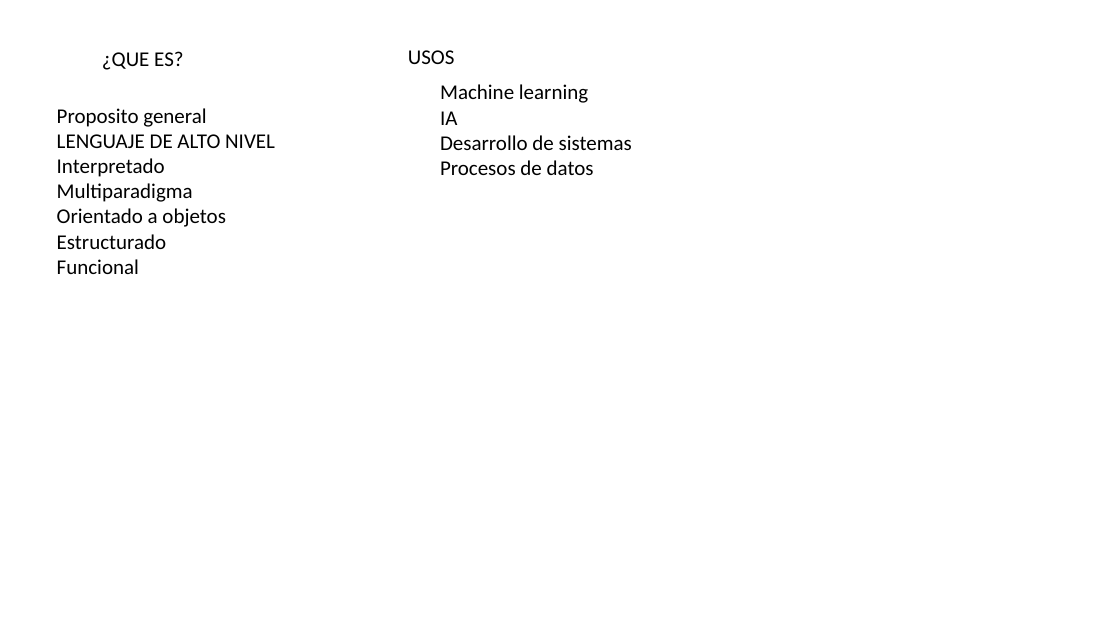
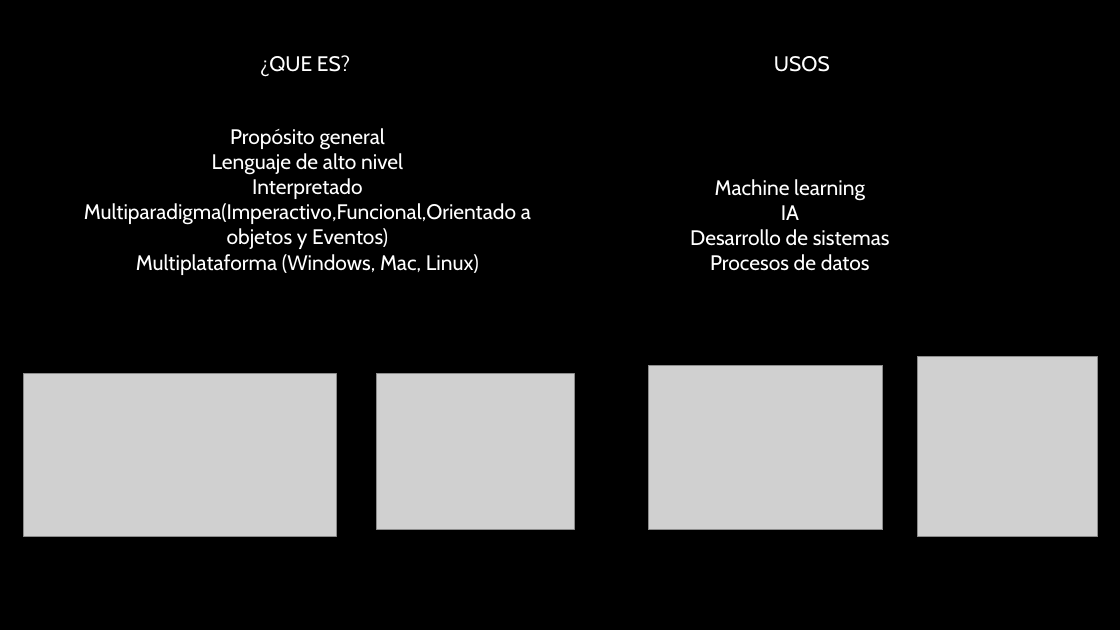
Before and after one commit to Abraham10VelGlez/class_python, a slide deck: slide 2 of manual.pptx. Drawn at 1120x630 pixels with LibreOffice and Linux fonts; fonts in the diff are those of the drawing; grey boxes stand for pictures; background and template pictures are left out. Boxes give left, top, right and bottom in pixels: in the first picture for what was removed or moved away, otherwise in the second. Text is boxed around its words. In the diff, an @@ line names an element or a change of style, - is before the commit and + after.

```diff
--- a/manual.pptx
+++ b/manual.pptx
@@ background #FFFFFF to picture (left out) @@
@@ text "¿QUE ES?" moved from (x1=102, y1=51, x2=183, y2=70) to (x1=260, y1=55, x2=350, y2=77) @@
@@ text "¿QUE ES?" at (x1=260, y1=55, x2=350, y2=77): font Calibri to Cabin, text colour #000000 to #FFFFFF @@
@@ text "USOS" at (x1=774, y1=56, x2=830, y2=72): font Calibri to Cabin, text colour #000000 to #FFFFFF @@
@@ text "USOS" moved from (x1=408, y1=50, x2=455, y2=64) to (x1=774, y1=56, x2=830, y2=72) @@
@@ text "Propósito general" moved from (x1=57, y1=108, x2=275, y2=274) to (x1=84, y1=128, x2=531, y2=275) @@
@@ text at (x1=212, y1=128, x2=403, y2=175): text changed; font Calibri to Cabin; text colour #000000 to #FFFFFF @@
-Proposito general
-LENGUAJE DE ALTO NIVEL
+Propósito general
+Lenguaje de alto nivel
@@ text at (x1=252, y1=178, x2=362, y2=199): font Calibri to Cabin, text colour #000000 to #FFFFFF in "Interpretado"; alignment left to centre @@
@@ text "Machine learning" moved from (x1=440, y1=84, x2=632, y2=175) to (x1=690, y1=179, x2=890, y2=271) @@
@@ text "Machine learning" at (x1=690, y1=179, x2=890, y2=271): font Calibri to Cabin, text colour #000000 to #FFFFFF; alignment left to centre @@
@@ text at (x1=84, y1=203, x2=531, y2=275): text changed; font Calibri to Cabin; text colour #000000 to #FFFFFF @@
-Multiparadigma
-Orientado a objetos
-Estructurado
-Funcional
+Multiparadigma(Imperactivo,Funcional,Orientado a objetos y Eventos)
+Multiplataforma (Windows, Mac, Linux)
@@ picture added at (x1=918, y1=356, x2=1097, y2=536) @@
@@ picture added at (x1=24, y1=373, x2=336, y2=536) @@
@@ picture added at (x1=377, y1=373, x2=575, y2=529) @@
@@ picture added at (x1=649, y1=365, x2=883, y2=530) @@
```
Also in this commit, not shown: 5 other slides changed, 1 slide added, 1 slide removed, 3 other files.
